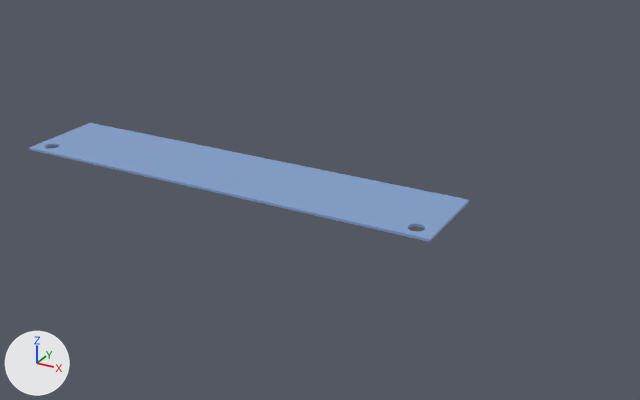
Before and after pictures for a commit that changed the glTF model src/models/projectHome.glb.
Before and after are seen from a 50 mm lens placed at (54.6, -78.6, 38.3), pointed at (10.8, 1.1, -1.5). Arrows for +X, +Y and +Z are at lower left; the lights stay in place. Where no turn or scale is listed for an object, it has been applied to the vertices. Vertices at the same position are counted once.
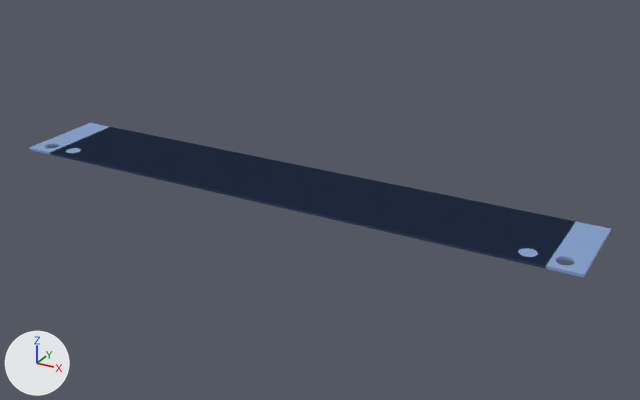
Location of each change, [x1, y1, x2, y2] in pixels of the pictures (640 x 400 px):
'Cube', reshaped (32% wider, 29% taller): before [29, 123, 469, 242]; after [29, 123, 611, 277]
part 1 of me_cube_001, added (blue): after [103, 137, 576, 268]
part 2 of me_cube_001, added (blue): after [50, 128, 500, 249]
part 3 of me_cube_001, added (blue): after [123, 141, 611, 277]

The change, as a list of edits to the scene's bpy script:
```text
Change me_cube_001:
    where me_cube_001.from_pydata(...)  # 136 vertices, 276 faces; spans x -26.6..26.6, y -5.5..5.5, z -0.1..0.1
    used by ob_cube; location = (0.0, 0.0, 0.0)
    me_cube_001 part 1: the loose piece of 136 vertices spanning x -26.6..26.6, y -5.5..5.5, z -0.1..0.1 is copied, and the copy is moved by (11.4, 0.0, 0.0); it spans x -15.2..38.0, y -5.5..5.5, z -0.1..0.1
    me_cube_001 part 2: the loose piece of 136 vertices spanning x -26.6..26.6, y -5.5..5.5, z -0.1..0.1 is copied, and the copy is moved by (3.5, 0.0, 0.0); it spans x -23.1..30.1, y -5.5..5.5, z -0.1..0.1
    me_cube_001 part 3: the loose piece of 136 vertices spanning x -26.6..26.6, y -5.5..5.5, z -0.1..0.1 is copied, and the copy is moved by (14.9, 0.0, 0.0); it spans x -11.7..41.5, y -5.5..5.5, z -0.1..0.1
```
